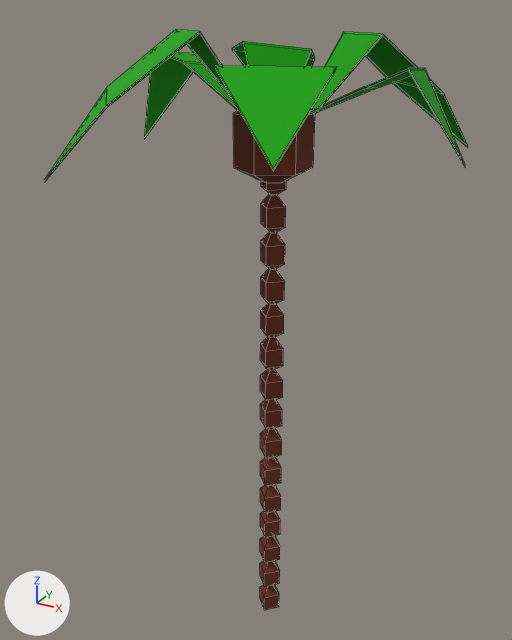
The Blender file Project Miles/Assets/Models/Decorations/Palm Tree.blend, before and after one commit.
The view is the same before and after, from a 50 mm camera at (8.25, -15.91, 18.25) aimed at (-0.48, -0.05, 10.32). Arrows for +X, +Y and +Z are at lower left; the lights stay in place. Mesh edges are drawn as thin lines.

Script lines for the objects in view, before the commit:
```python
mat_brown = principled_material('Brown')
mat_brown.base_color = (0.139, 0.0291, 0.0117)  # brown #68301c
mat_brown.roughness = 1.0
mat_green = principled_material('Green')
mat_green.base_color = (0.00721, 0.356, 0.0)  # green #14a100
mat_green.roughness = 1.0
me_circle_010 = bpy.data.meshes.new('Circle.010')
me_circle_010.from_pydata(...)  # 264 vertices, 230 faces; spans x -0.9..0.9, y -1.0..1.0, z -14.7..1.7
me_circle_010.materials.append(mat_brown)  # brown #68301c
me_plane_008 = bpy.data.meshes.new('Plane.008')
me_plane_008.from_pydata(...)  # 84 vertices, 36 faces; spans x -4.85..8.42, y -6.08..4.1, z -1.7..1.89
me_plane_008.materials.append(mat_green)  # green #14a100
ob_circle_008 = bpy.data.objects.new('Circle.008', me_circle_010)
ob_circle_008.location = (0.0, 0.0, 14.58)
ob_leaves_005 = bpy.data.objects.new('Leaves.005', me_plane_008)
ob_leaves_005.location = (0.95, 1.34, 16.16)
ob_leaves_005.rotation_euler = (3.142, 0.0, 0.952)  # degrees (180, 0, 55)
ob_leaves_005.scale = (-0.869, -0.869, -0.869)
```
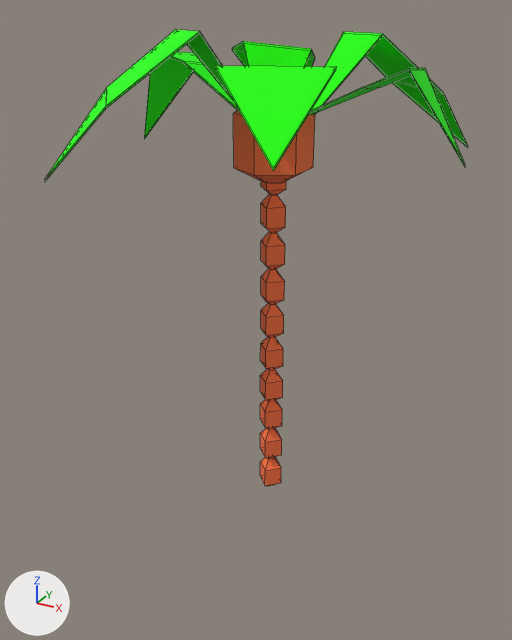
The newer file is also turned or shifted as a whole; pictures and numbers use the older file's frame.

Where the change shows, as pixel boxes (x1, y1, x2, y2) in the pictures (512 x 640 px):
'Leaves.005', recoloured: (45, 29, 467, 179) in both
'Circle.008', recoloured, reshaped (25% shorter): before (233, 110, 315, 610); after (233, 110, 315, 486)
part 1 of me_circle_010, deleted (brown): before (260, 584, 279, 610)
part 2 of me_circle_010, deleted (brown): before (260, 511, 280, 537)
part 3 of me_circle_010, deleted (brown): before (260, 560, 280, 587)
part 4 of me_circle_010, deleted (brown): before (260, 535, 280, 562)
part 5 of me_circle_010, cut back: before (260, 483, 281, 513); after (265, 483, 278, 486)

What the commit changed:
Material 'Brown' (mat_brown) changes colour from brown #68301c to orange #ff7445; in linear values from (0.139, 0.0291, 0.0117) to (1.0, 0.176, 0.059).
Material 'Green' (mat_green) changes colour from green #14a100 to green #20ff00; in linear values from (0.00721, 0.356, 0.0) to (0.0147, 1.0, 0.0).
me_circle_010 is used by ob_circle_008; location (0.0, 0.0, 14.58).
me_circle_010 had 264 vertices, 230 faces and spanned x -0.9..0.9, y -1.0..1.0, z -14.7..1.7.
me_circle_010 now has 184 vertices, 160 faces and spans x -0.9..0.9, y -1.0..1.0, z -9.7..1.7.
me_circle_010 part 1: the loose piece of 16 vertices spanning x -0.4..0.4, y -0.4..0.4, z -14.7..-13.6 is deleted.
me_circle_010 part 2: the loose piece of 16 vertices spanning x -0.4..0.4, y -0.4..0.4, z -11.6..-10.6 is deleted.
me_circle_010 part 3: the loose piece of 16 vertices spanning x -0.4..0.4, y -0.4..0.4, z -13.6..-12.6 is deleted.
me_circle_010 part 4: the loose piece of 16 vertices spanning x -0.4..0.4, y -0.4..0.4, z -12.6..-11.6 is deleted.
Part 5, on me_circle_010:
16 vertices are removed from x -0.4..0.4, y -0.4..0.4, z -10.7..-9.7.
19 faces are deleted.
5 new faces join them.
